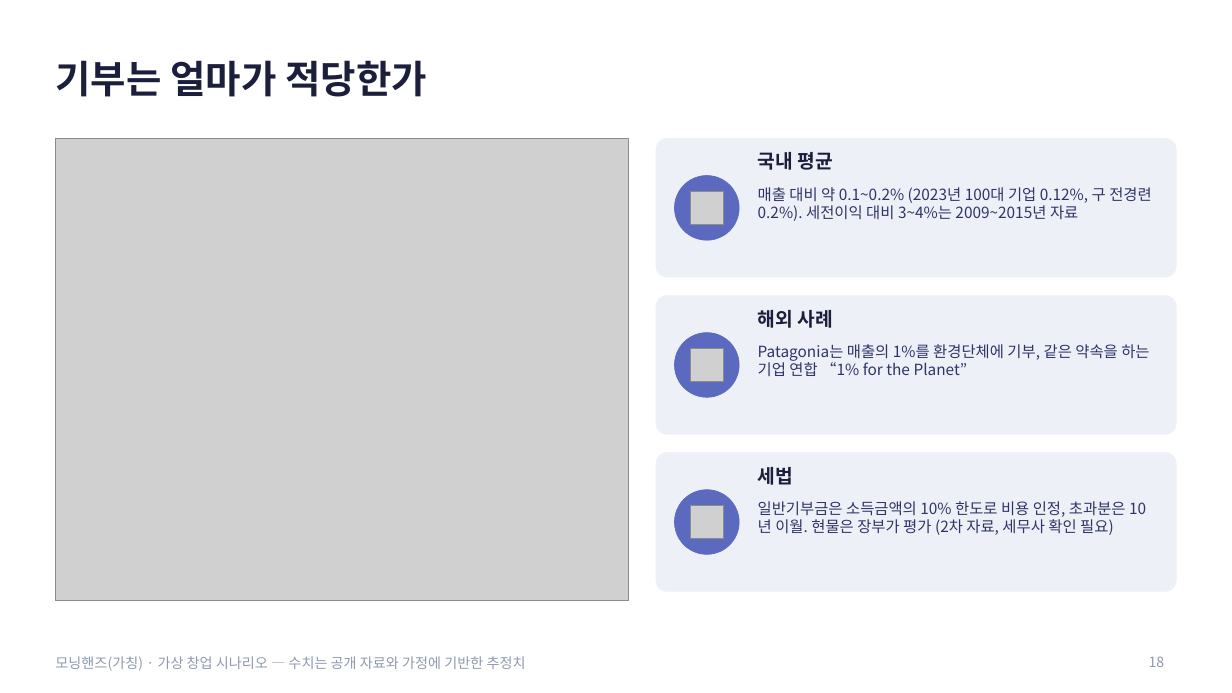
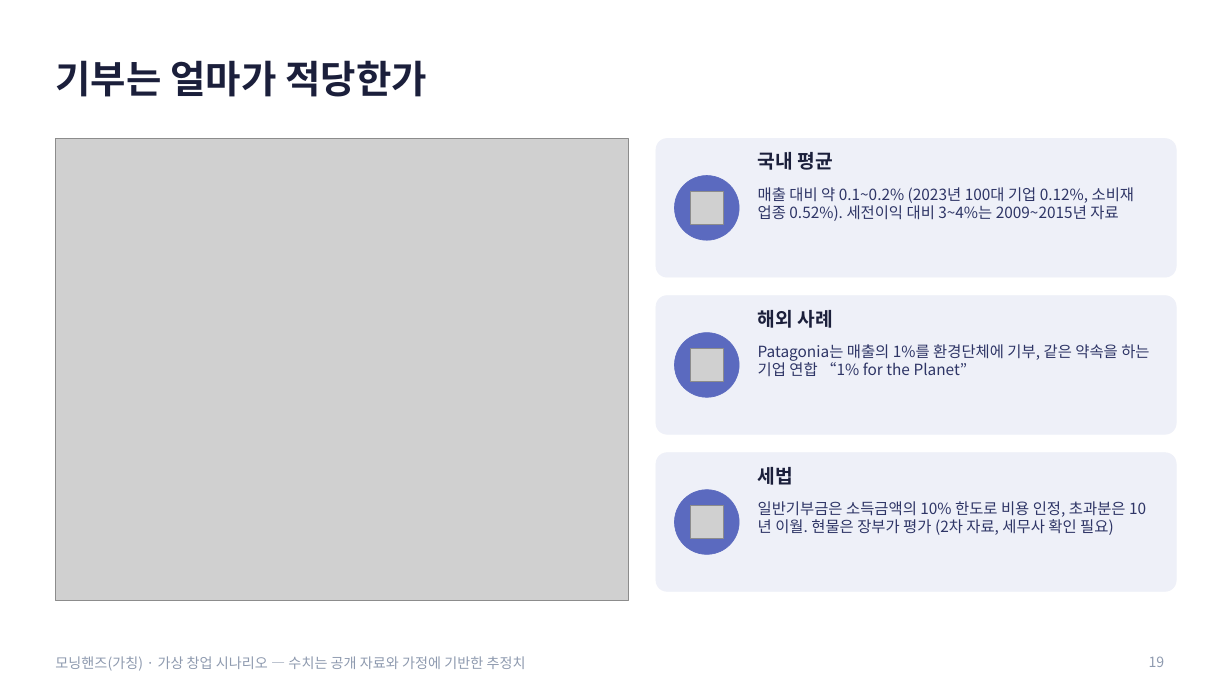
Before and after one commit to g975682-source/-, a slide deck: slide 19 of MorningHands_Business_Analysis.pptx (slide 18 before the commit). Drawn at 1232x693 pixels with LibreOffice and Linux fonts; fonts in the diff are those of the drawing; grey boxes stand for pictures. Boxes give left, top, right and bottom in pixels: in the first picture for what was removed or moved away, otherwise in the second. Text is boxed around its words. In the diff, an @@ line names an element or a change of style, - is before the commit and + after.

```diff
--- a/MorningHands_Business_Analysis.pptx
+++ b/MorningHands_Business_Analysis.pptx
@@ text at bbox=[758, 187, 1134, 221]: text changed @@
-매출 대비 약 0.1~0.2% (2023년 100대 기업 0.12%, 구 전경련 0.2%). 세전이익 대비 3~4%는 2009~2015년 자료
+매출 대비 약 0.1~0.2% (2023년 100대 기업 0.12%, 소비재 업종 0.52%). 세전이익 대비 3~4%는 2009~2015년 자료
```
Also in this commit, not shown: 7 other slides changed, 1 slide added.
